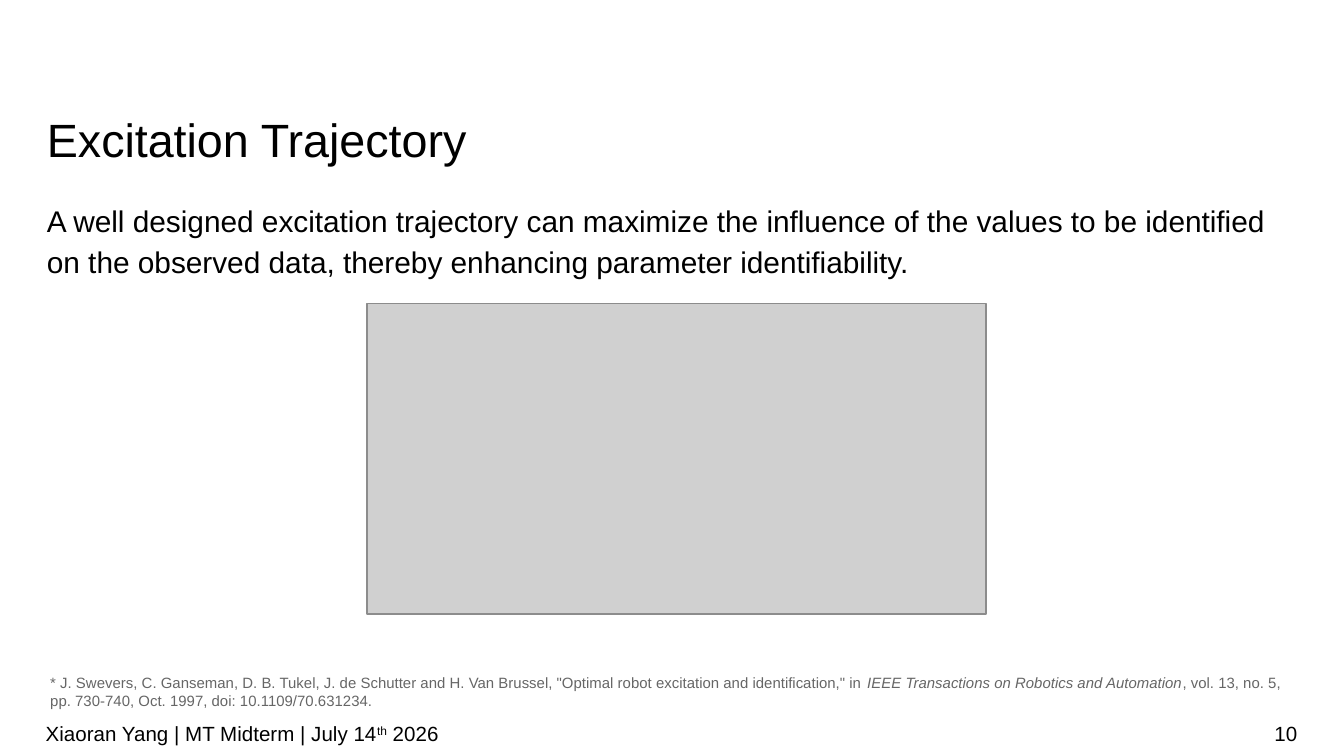
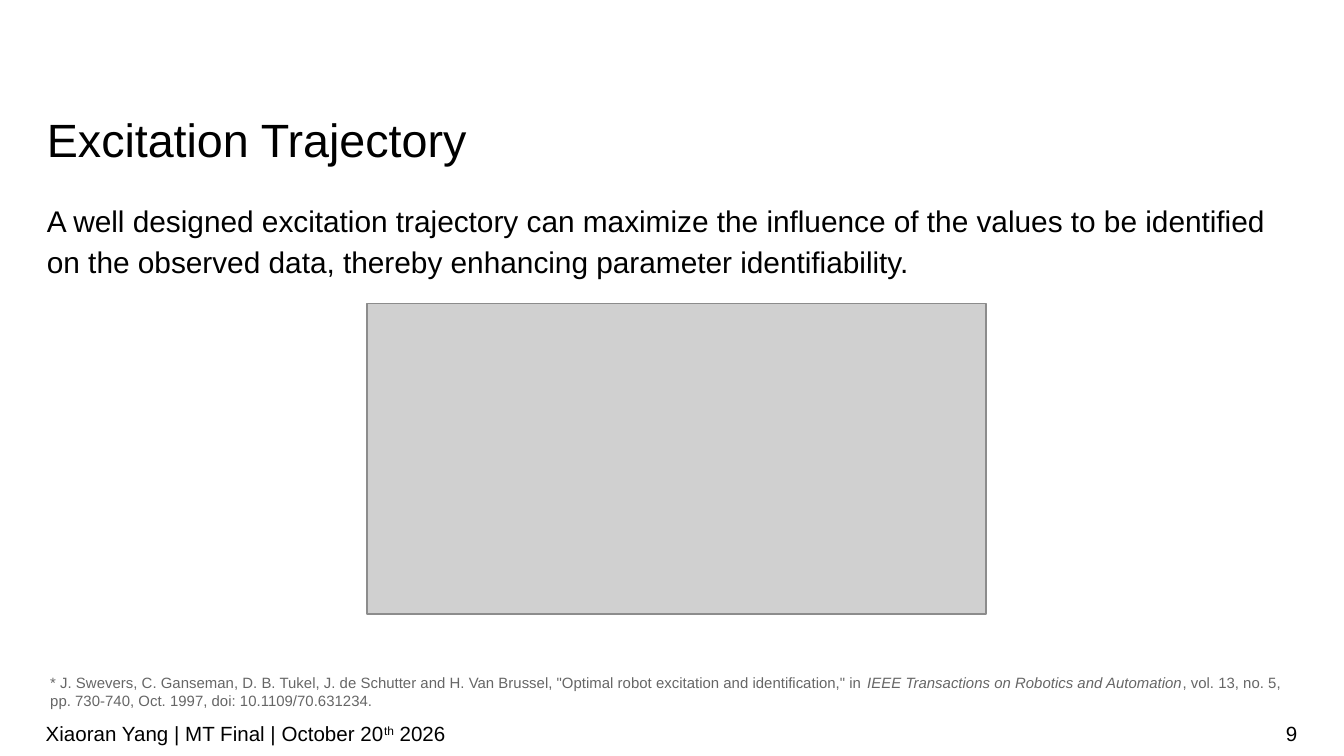
Before and after one commit to IDoccupled/identification, a slide deck: slide 9 of presentation/Midterm.odp (slide 10 before the commit). Drawn at 1344x756 pixels with LibreOffice and Linux fonts; fonts in the diff are those of the drawing; grey boxes stand for pictures; background and template pictures are left out. Boxes give left, top, right and bottom in pixels: in the first picture for what was removed or moved away, otherwise in the second. Text is boxed around its words. In the diff, an @@ line names an element or a change of style, - is before the commit and + after.

```diff
--- a/presentation/Midterm.odp
+++ b/presentation/Midterm.odp
@@ text at box(46, 726, 446, 746): text changed @@
-Xiaoran Yang | MT Midterm | July 14th 2026
+Xiaoran Yang | MT Final | October 20th 2026
@@ page number at box(1286, 726, 1297, 741): text changed @@
-10
+9
```
Also in this commit, not shown: 6 other slides changed, 2 slides added, 3 slides removed.
